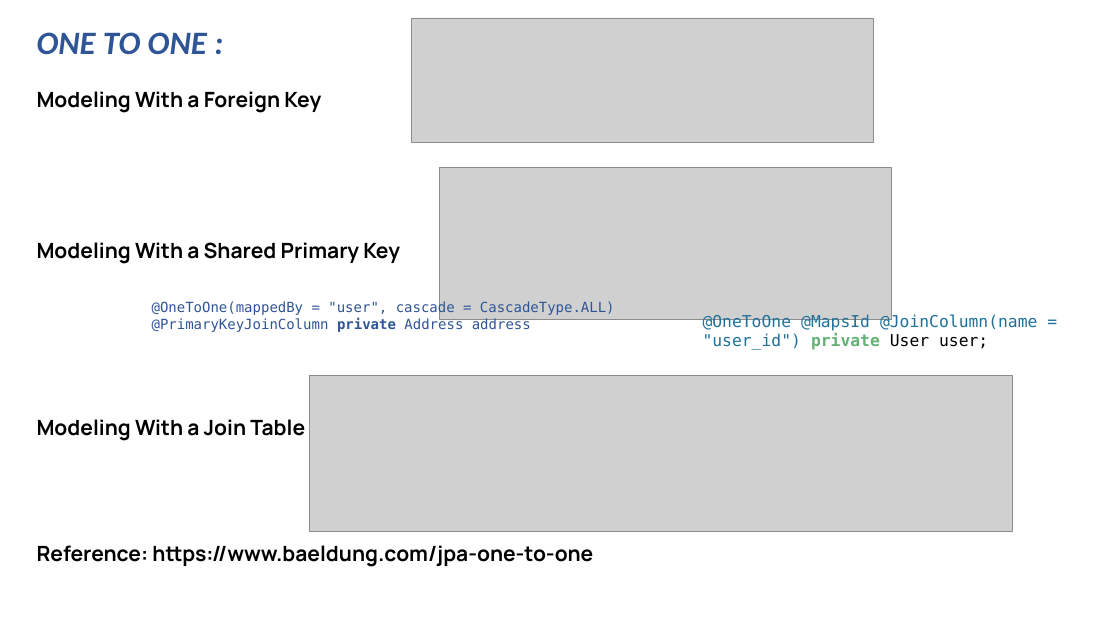
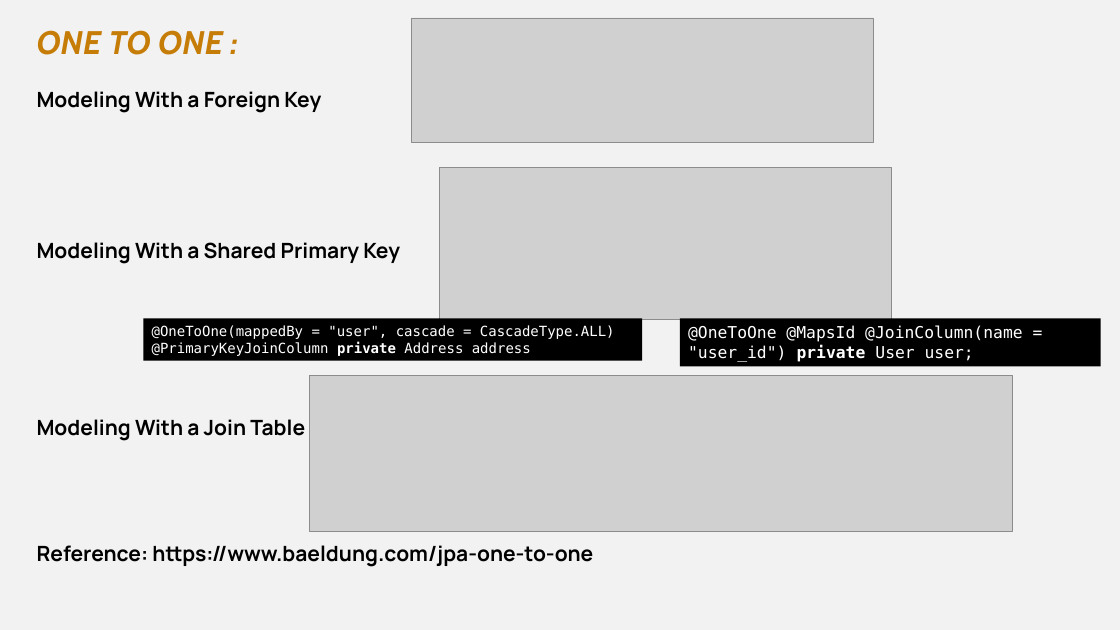
Before and after one commit to vishnuvishal-11/Vishnuvishal, a slide deck: slide 26 of Presentations/DBMS.pptx (slide 4 before the commit). Drawn at 1120x630 pixels with LibreOffice and Linux fonts; fonts in the diff are those of the drawing; grey boxes stand for pictures. Boxes give left, top, right and bottom in pixels: in the first picture for what was removed or moved away, otherwise in the second. Text is boxed around its words. In the diff, an @@ line names an element or a change of style, - is before the commit and + after.

```diff
--- a/Presentations/DBMS.pptx
+++ b/Presentations/DBMS.pptx
@@ background #FFFFFF to #F2F2F2 @@
@@ text at box(37, 30, 223, 55): font Calibri to Cabin, text colour #2F5597 to #C67D08 in "ONE TO ONE :" @@
@@ rectangle "@OneToOne(mappedBy = "user", cascade = ...": place and size @@
-rectangle "@OneToOne(mappedBy = "user", cascade = ..." at box(152, 301, 615, 332)
+rectangle "@OneToOne(mappedBy = "user", cascade = ..." at box(144, 318, 643, 360)
@@ rectangle "@OneToOne(mappedBy = "user", cascade = ..." at box(144, 318, 643, 360): text colour #2F5597 to #FFFFFF; fill none to #000000 @@
@@ rectangle "@OneToOne @MapsId @JoinColumn(name = "user_id") ...": place and size @@
-rectangle "@OneToOne @MapsId @JoinColumn(name = "user_id") ..." at box(703, 313, 1037, 350)
+rectangle "@OneToOne @MapsId @JoinColumn(name = "user_id") ..." at box(680, 318, 1101, 366)
@@ rectangle "@OneToOne @MapsId @JoinColumn(name = "user_id") ..." at box(680, 318, 1101, 366): text colour #1F7199 to #FFFFFF in "@OneToOne @MapsId @JoinColumn(name = "user_id")"; text colour #63B175 to #FFFFFF in "private"; text colour #000000 to #FFFFFF in "User user;"; fill none to #000000 @@
```
Also in this commit, not shown: 5 other slides changed, 23 slides added, 1 other file.
